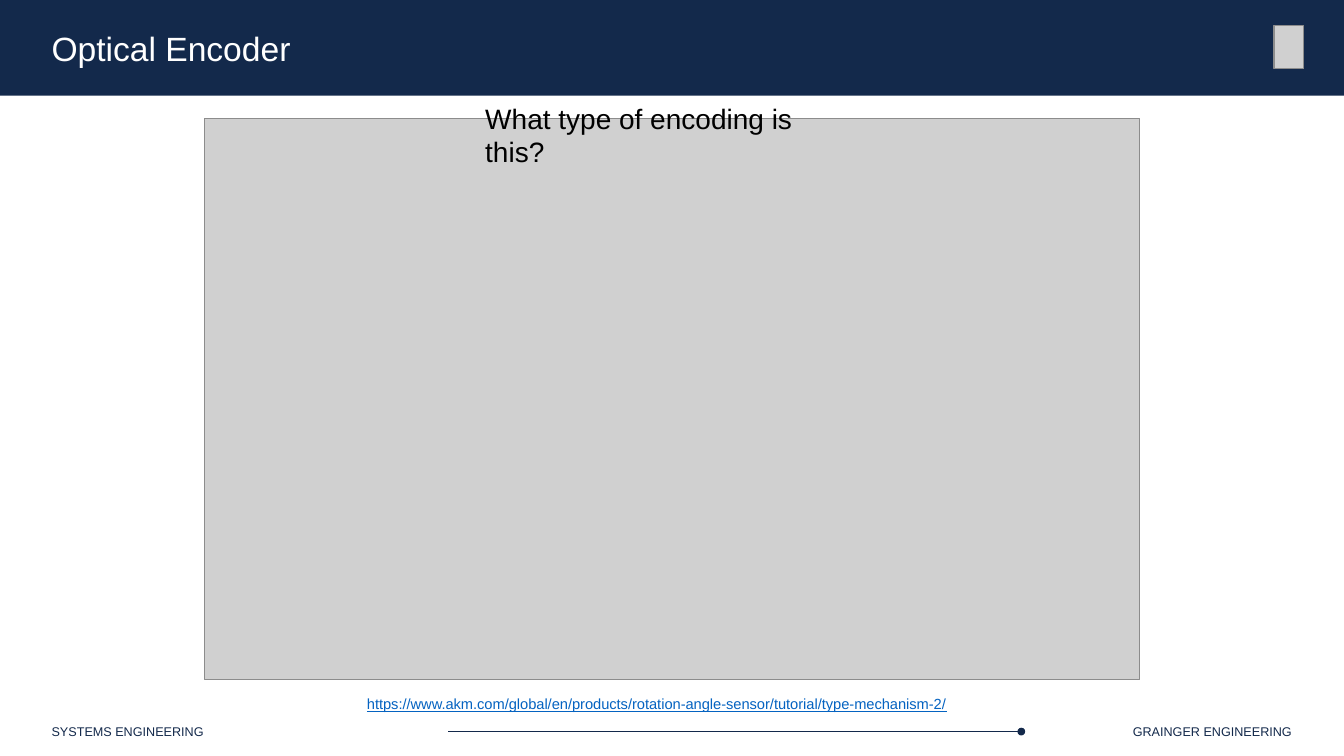
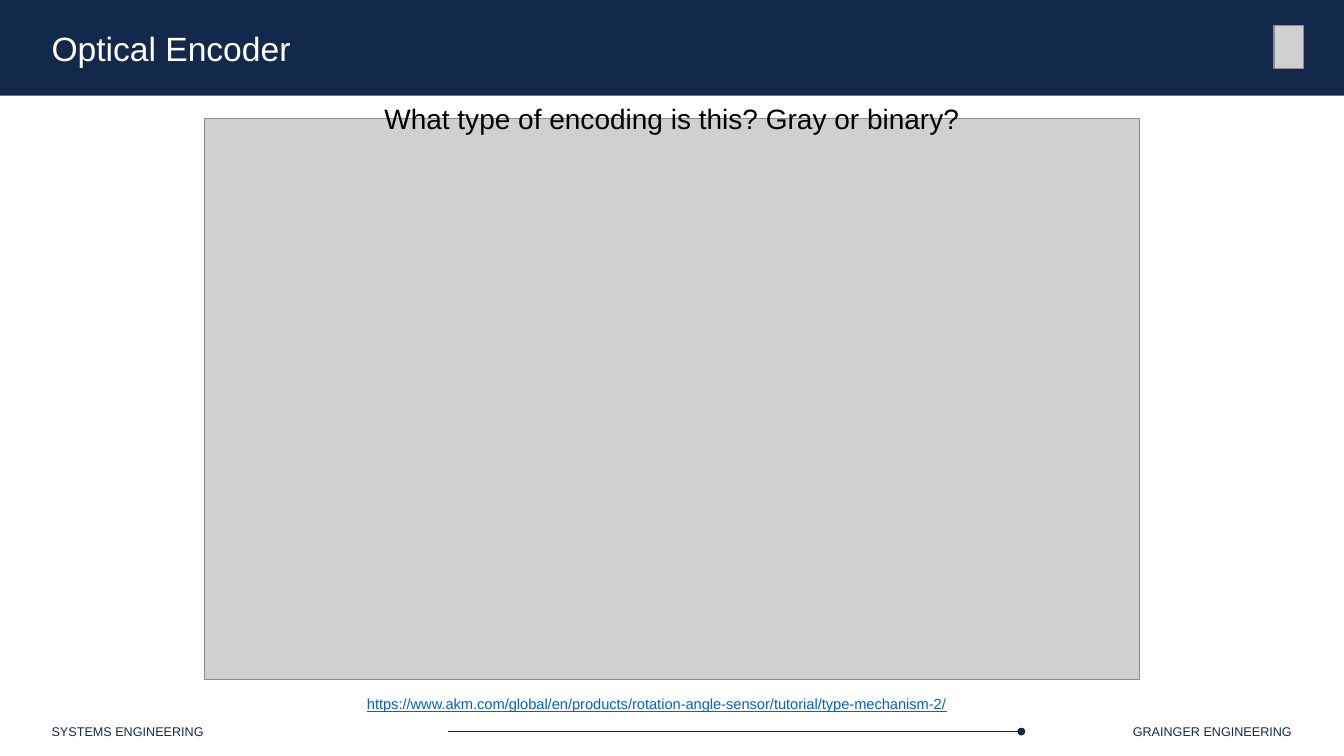
Before and after one commit to Marius-Juston/SE-423---Class-Material, a slide deck: slide 19 of Lectures/Slides/L6.pptx. Drawn at 1344x756 pixels with LibreOffice and Linux fonts; fonts in the diff are those of the drawing; grey boxes stand for pictures. Boxes give left, top, right and bottom in pixels: in the first picture for what was removed or moved away, otherwise in the second. Text is boxed around its words. In the diff, an @@ line names an element or a change of style, - is before the commit and + after.

```diff
--- a/Lectures/Slides/L6.pptx
+++ b/Lectures/Slides/L6.pptx
@@ text at [384,107,959,134]: text changed @@
-What type of encoding is this?
+What type of encoding is this? Gray or binary?
```
Also in this commit, not shown: 15 other slides changed, 4 other files.
